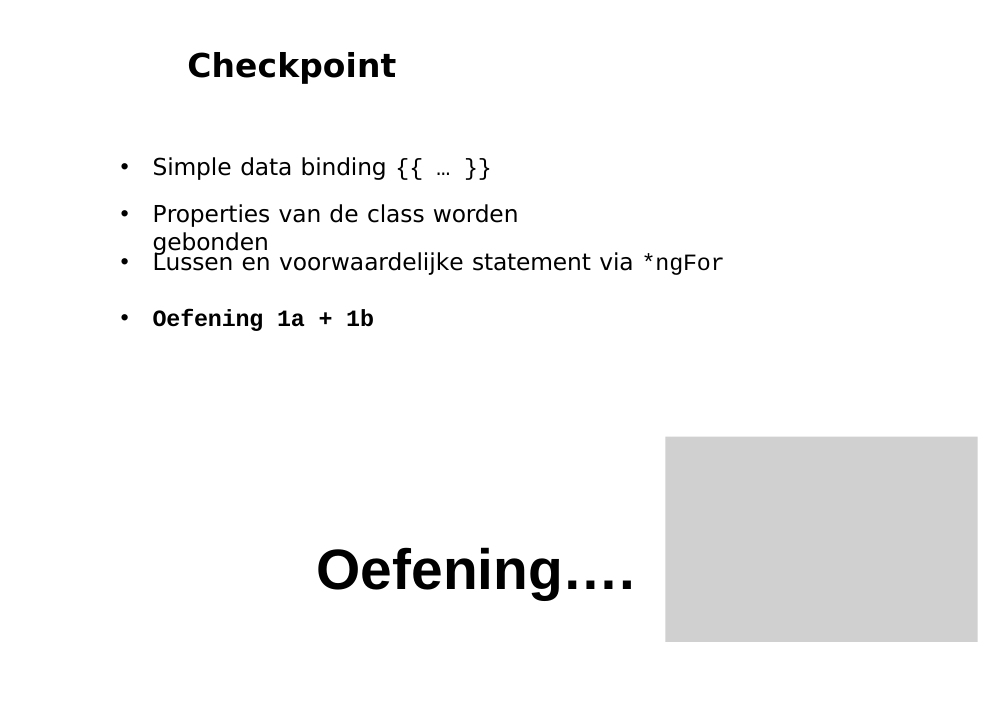
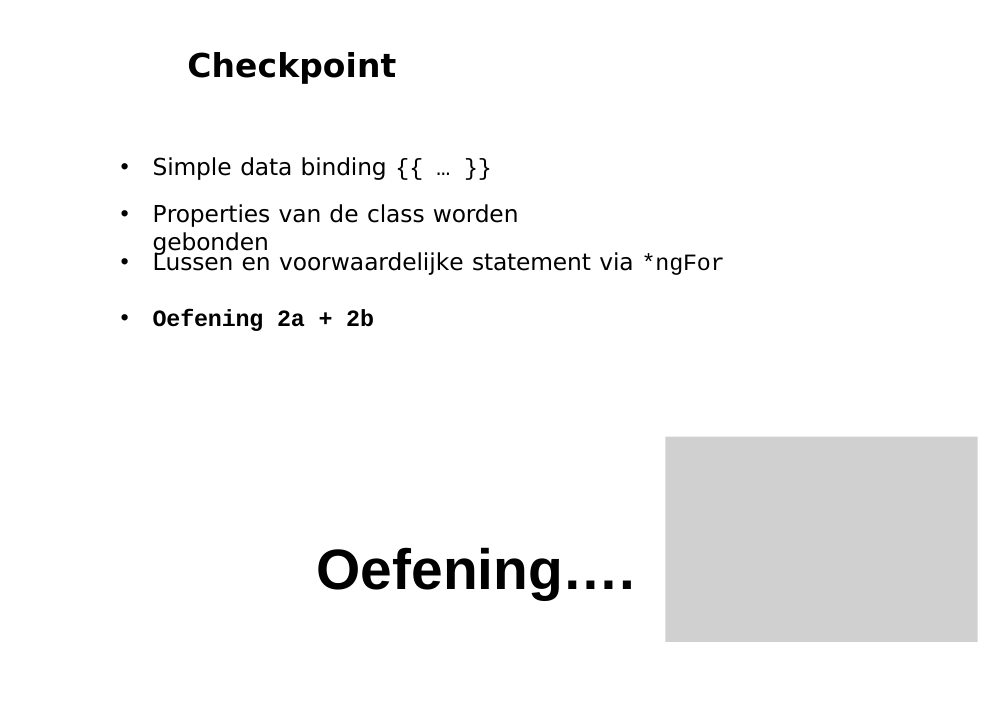
Before and after one commit to petereijgermans11/workshop-angular7, a slide deck: slide 11 of PPT/02- Angular Databinding.pptx. Drawn at 1008x713 pixels with LibreOffice and Linux fonts; fonts in the diff are those of the drawing; grey boxes stand for pictures. Boxes give left, top, right and bottom in pixels: in the first picture for what was removed or moved away, otherwise in the second. Text is boxed around its words. In the diff, an @@ line names an element or a change of style, - is before the commit and + after.

```diff
--- a/PPT/02- Angular Databinding.pptx
+++ b/PPT/02- Angular Databinding.pptx
@@ text at [153,309,374,331]: text changed @@
-• Oefening 1a + 1b
+• Oefening 2a + 2b
```
Also in this commit, not shown: 3 other slides changed, 10 other files.
